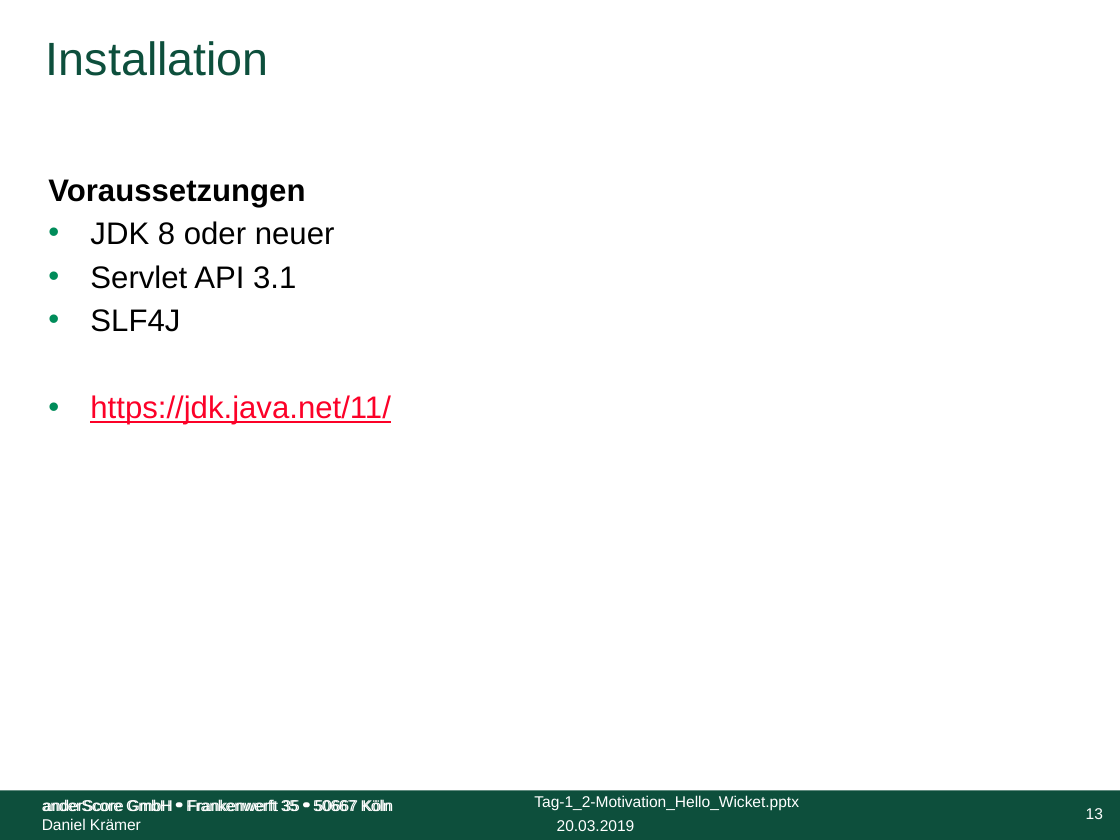
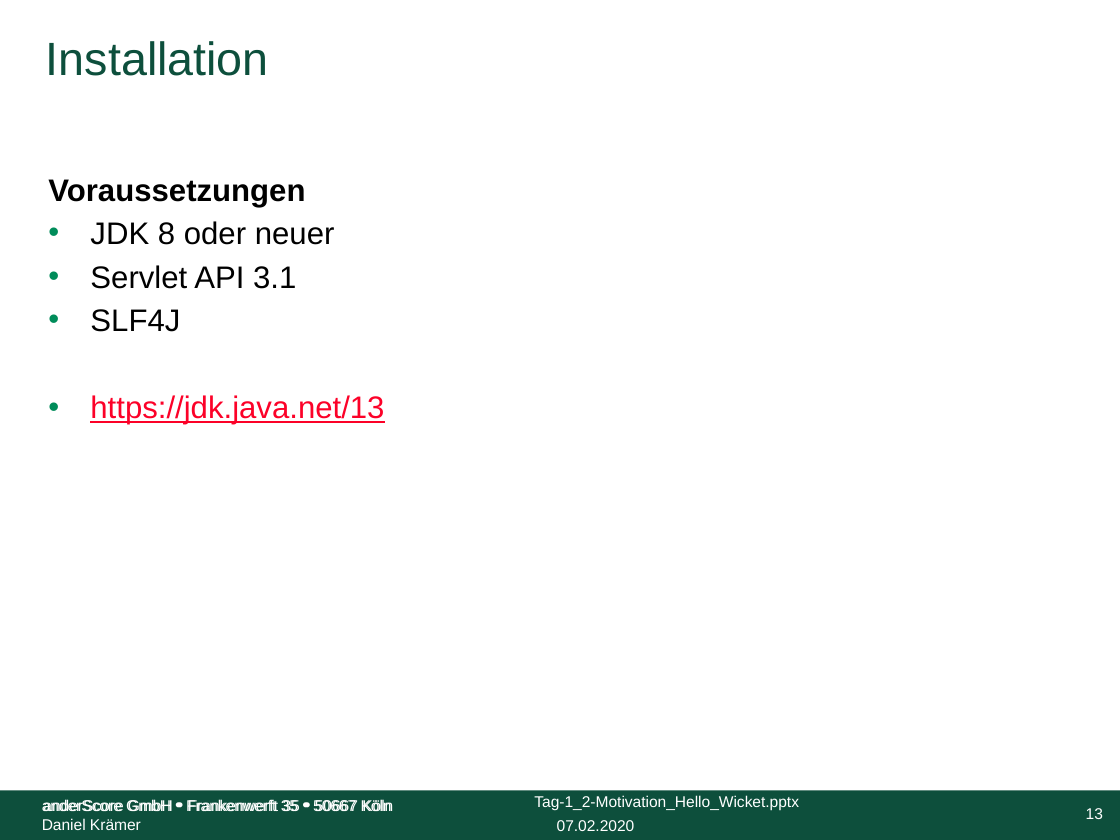
Before and after one commit to anderscore-gmbh/wicket-training, a slide deck: slide 13 of slides/Tag-1_2-Motivation_Hello_Wicket.pptx. Drawn at 1120x840 pixels with LibreOffice and Linux fonts; fonts in the diff are those of the drawing; background and template pictures are left out. Boxes give left, top, right and bottom in pixels: in the first picture for what was removed or moved away, otherwise in the second. Text is boxed around its words. In the diff, an @@ line names an element or a change of style, - is before the commit and + after.

```diff
--- a/slides/Tag-1_2-Motivation_Hello_Wicket.pptx
+++ b/slides/Tag-1_2-Motivation_Hello_Wicket.pptx
@@ text at (90,395,384,425): text changed @@
-• https://jdk.java.net/11/
+• https://jdk.java.net/13
@@ text at (557,820,635,831): text changed @@
-20.03.2019
+07.02.2020
```
Also in this commit, not shown: 24 other slides changed, 1 other file.
